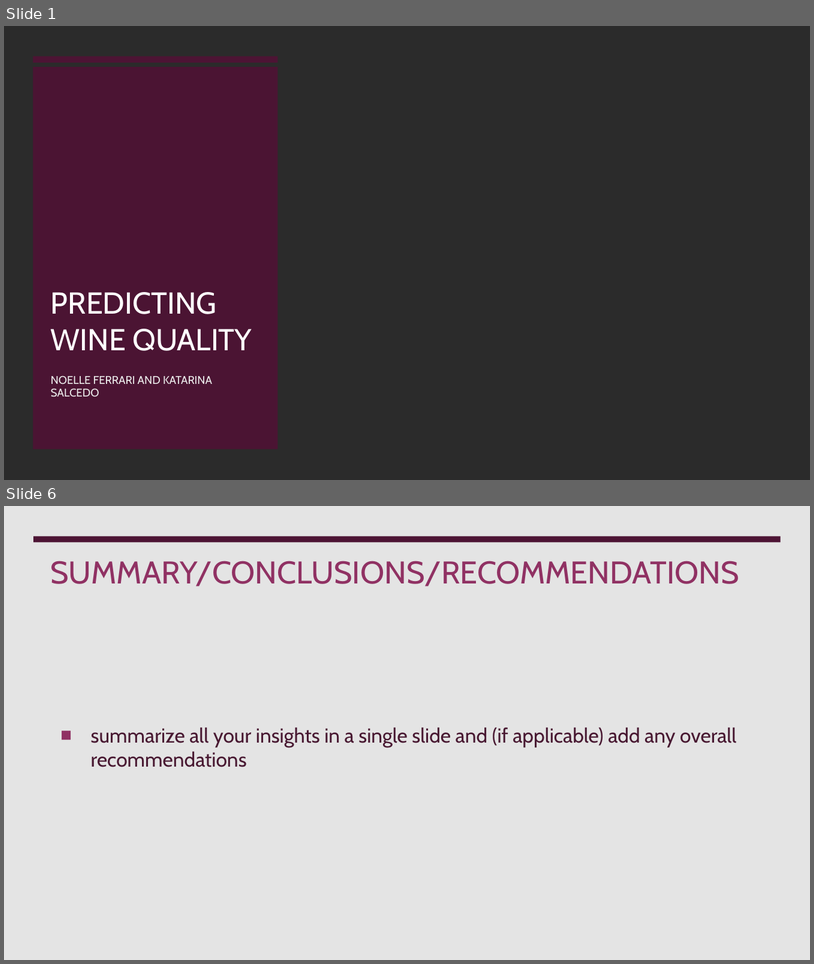
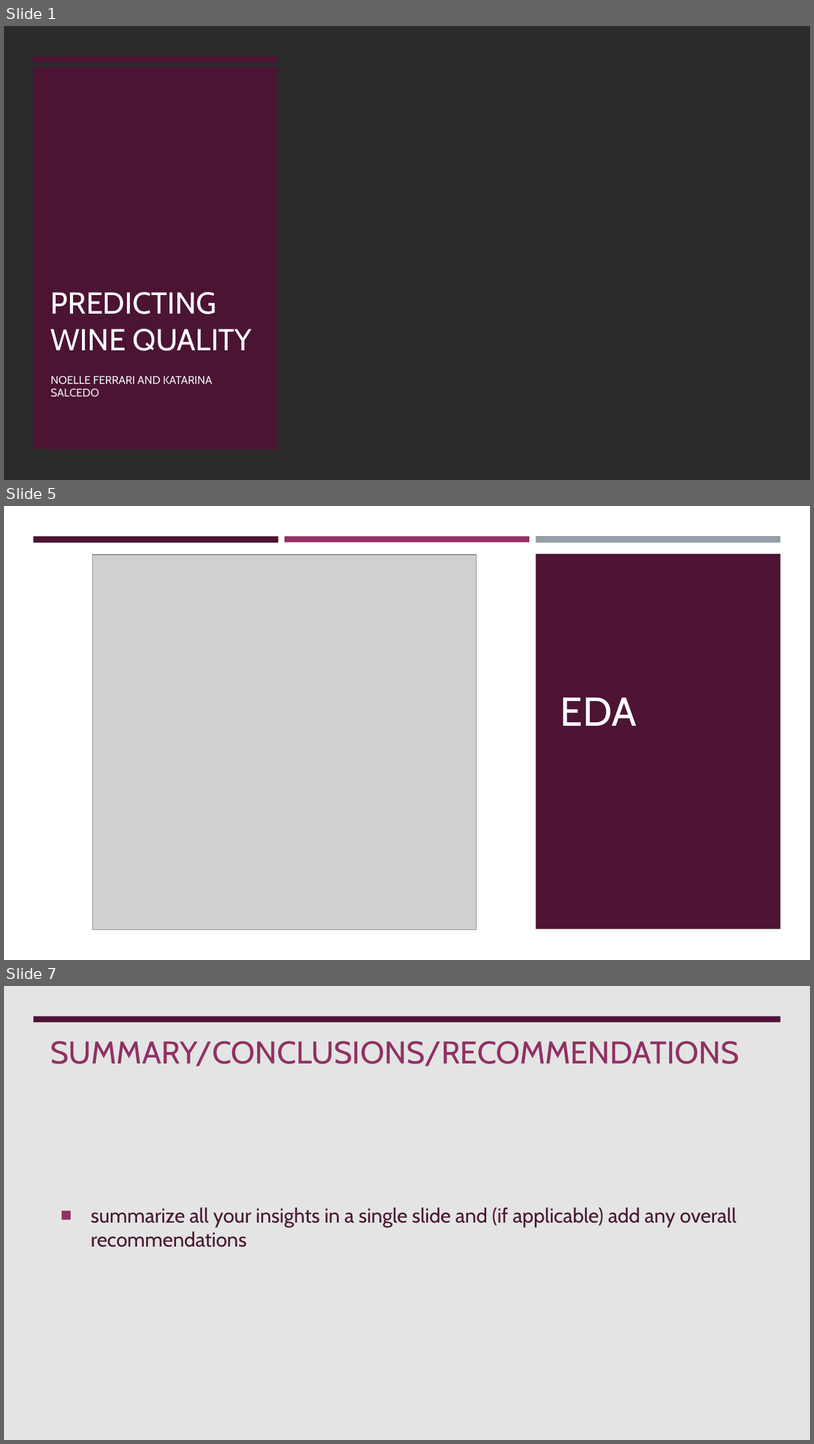
Before and after one commit to klsalcedo/red_wine_analysis, a slide deck: presentation.pptx. Shown one above the other, each under a label of ours: slides 1 and 6 before the commit, slides 1, 5 and 7 after it; the slides between them are not shown. The pictures are 814x964 and 814x1444 pixels, drawn with LibreOffice and Linux fonts; fonts in the diff are those of the drawing; grey boxes stand for pictures; background and template pictures are left out; a plain dark background stands for a picture behind light text. Boxes give left, top, right and bottom in pixels: in the first picture for what was removed or moved away, otherwise in the second. Text is boxed around its words. In the diff, an @@ line names an element or a change of style, - is before the commit and + after.

```diff
--- a/presentation.pptx
+++ b/presentation.pptx
@@ slide 5 added at box(4, 506, 810, 960), background #FFFFFF @@
@@ rectangle added at box(34, 537, 279, 543), fill #4D1434 @@
@@ rectangle added at box(285, 537, 530, 542), fill #903163 @@
@@ rectangle added at box(536, 536, 782, 542), fill #969FA7 @@
@@ rectangle added at box(4, 548, 810, 959), fill #FFFFFF @@
@@ picture added at box(93, 555, 477, 930) @@
@@ rectangle added at box(536, 553, 782, 928), fill #4D1434 @@
@@ title added at box(561, 697, 637, 726), 36 pt, text #FFFFFF @@
+EDA
@@ what was slide 6 is now slide 7 @@
```
Also in this commit, not shown: 4 slides changed, 2 other slides added, 2 slides removed, 2 other files.
